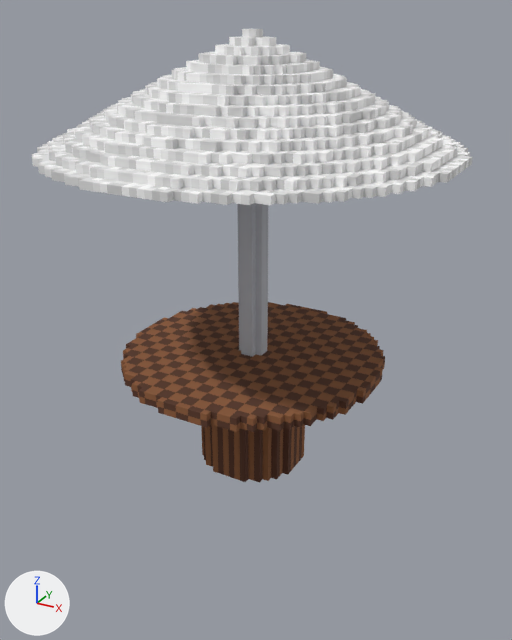
The FBX model models/parasol.fbx: old version first, new version second.
Before and after are seen from a 50 mm lens placed at (2.01, -3.61, 2.8), pointed at (0.08, -0.11, 1.05). Arrows for +X, +Y and +Z are at lower left; the lights stay in place. The first picture is the older version. Vertices at exactly the same position are counted once.

The first picture shows 'base', 'canopy'.
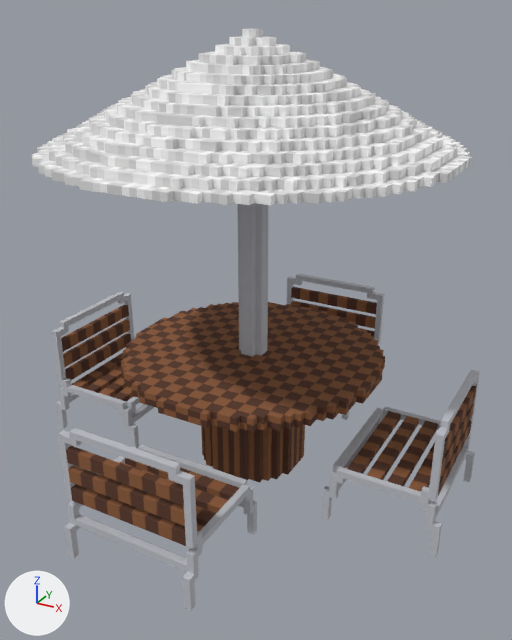
Commit message: 新しいパラソルを作成したよ。椅子付き

The change, as JSON lines over the scene's bpy script:
```json
{"block": "me_base", "where": "# used by ob_base; location = (0.0, 0.0, 0.0)"}
{"op": "remove", "block": "me_base", "code": "me_base.from_pydata(...)  # 1132 vertices, 2260 faces; spans x -0.82..0.82, y -0.82..0.82, z 0.0..2.58"}
{"op": "add", "block": "me_base", "code": "me_base.from_pydata(...)  # 2846 vertices, 5832 faces; spans x -1.39..1.39, y -1.39..1.39, z 0.0..2.58"}
{"block": "me_base", "change": "me_base part 1: a new loose piece of 430 vertices spanning x -1.39..-0.7, y -0.41..0.41, z 0.0..0.82, in mat_palette_003 (picture img_parasol_1_png)"}
{"block": "me_base", "change": "me_base part 2: a new loose piece of 430 vertices spanning x -0.41..0.41, y -1.39..-0.7, z 0.0..0.82, in mat_palette_003 (picture img_parasol_1_png)"}
{"block": "me_base", "change": "me_base part 3: a new loose piece of 430 vertices spanning x -0.41..0.41, y 0.7..1.39, z 0.0..0.82, in mat_palette_003 (picture img_parasol_1_png)"}
{"block": "me_base", "change": "me_base part 4: a new loose piece of 430 vertices spanning x 0.7..1.39, y -0.41..0.41, z 0.0..0.82, in mat_palette_003 (picture img_parasol_1_png)"}
{"block": "me_base", "change": "other edits to the shape of me_base do not show in these pictures"}
```

What differs and where, as boxes [x1, y1, x2, y2] in the pictures (512 x 640 px):
```json
{"object": "base", "change": "reshaped", "before": [121, 203, 385, 483], "after": [51, 203, 480, 611]}
{"part": 1, "of": "me_base", "change": "added", "after": [51, 292, 154, 448]}
{"part": 2, "of": "me_base", "change": "added", "after": [58, 428, 257, 611]}
{"part": 3, "of": "me_base", "change": "added", "after": [287, 274, 384, 420]}
{"part": 4, "of": "me_base", "change": "added", "after": [322, 370, 480, 557]}
```
